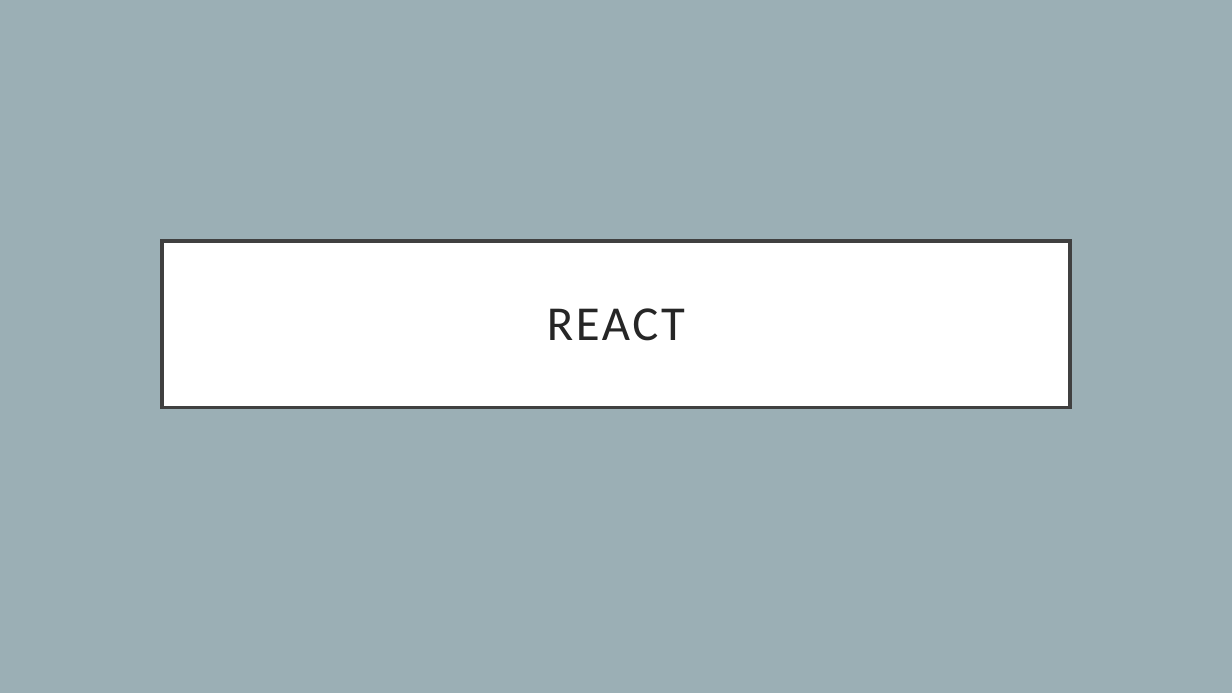
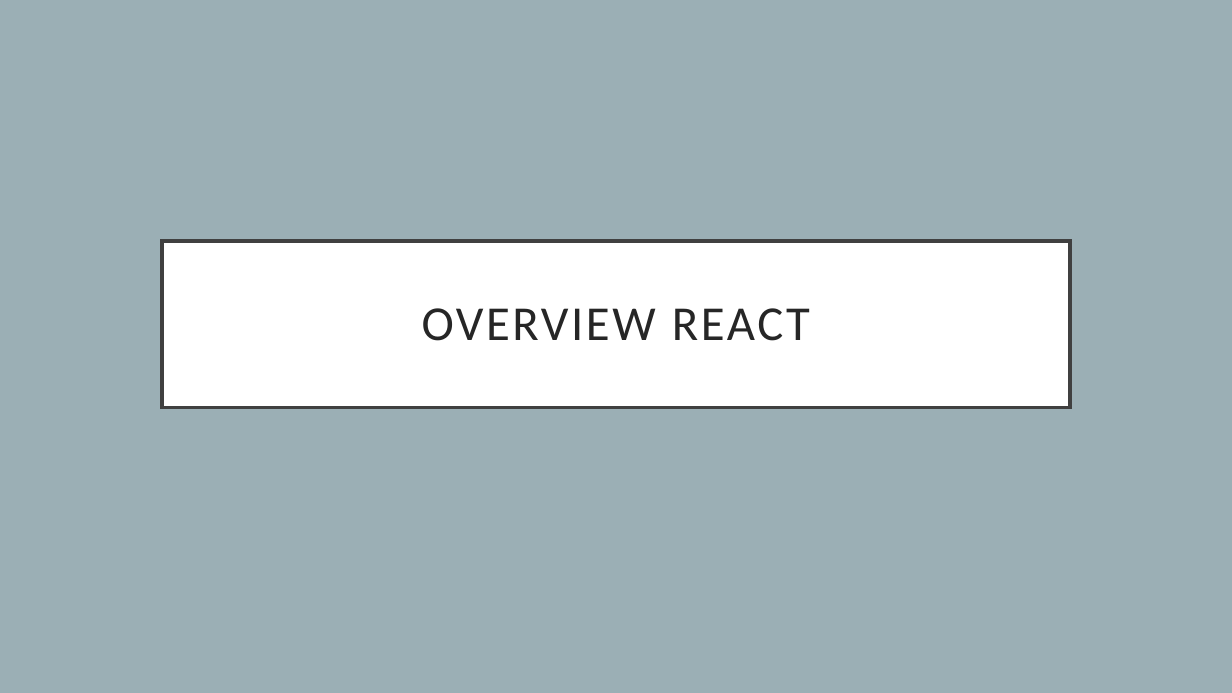
Before and after one commit to sobbingwind/React, a slide deck: slide 1 of Gioi_thieu.pptx. Drawn at 1232x693 pixels with LibreOffice and Linux fonts; fonts in the diff are those of the drawing. Boxes give left, top, right and bottom in pixels: in the first picture for what was removed or moved away, otherwise in the second. Text is boxed around its words. In the diff, an @@ line names an element or a change of style, - is before the commit and + after.

```diff
--- a/Gioi_thieu.pptx
+++ b/Gioi_thieu.pptx
@@ title at [422, 308, 810, 341]: text changed @@
-REACT
+OVERVIEW REACT
```
